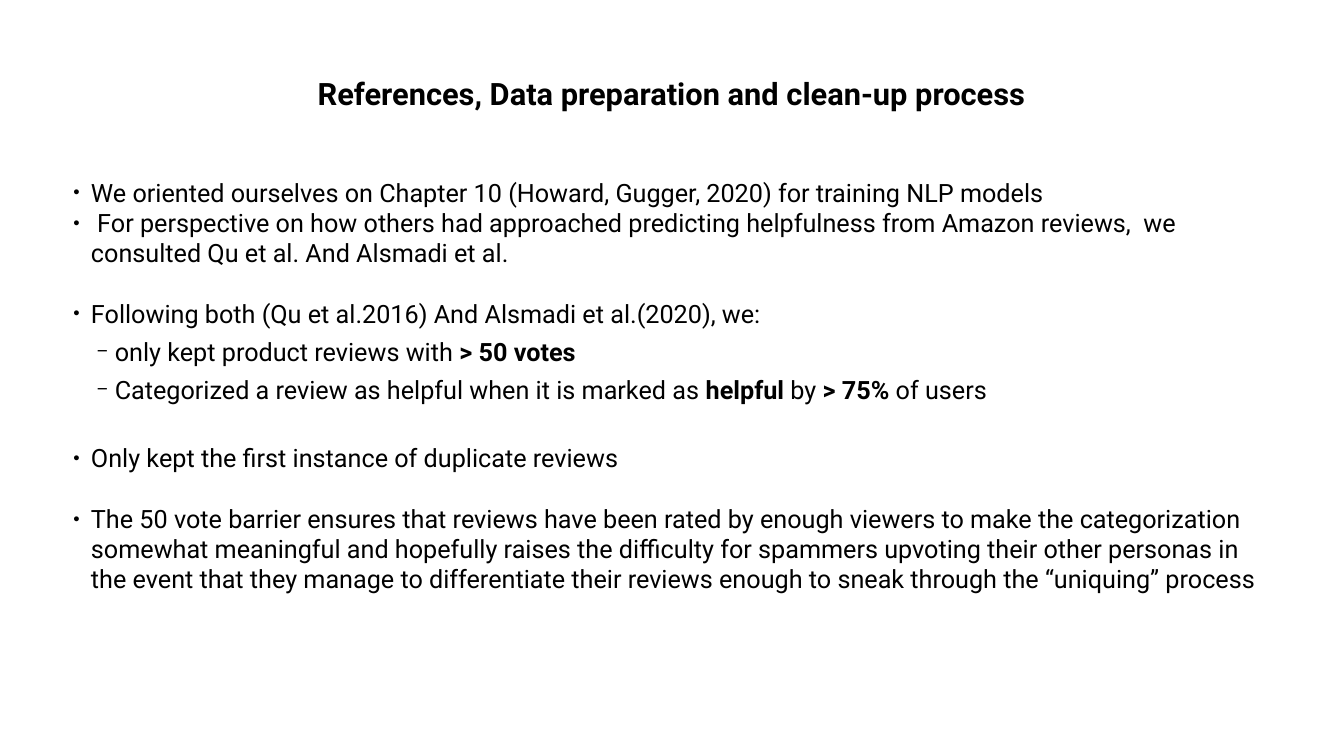
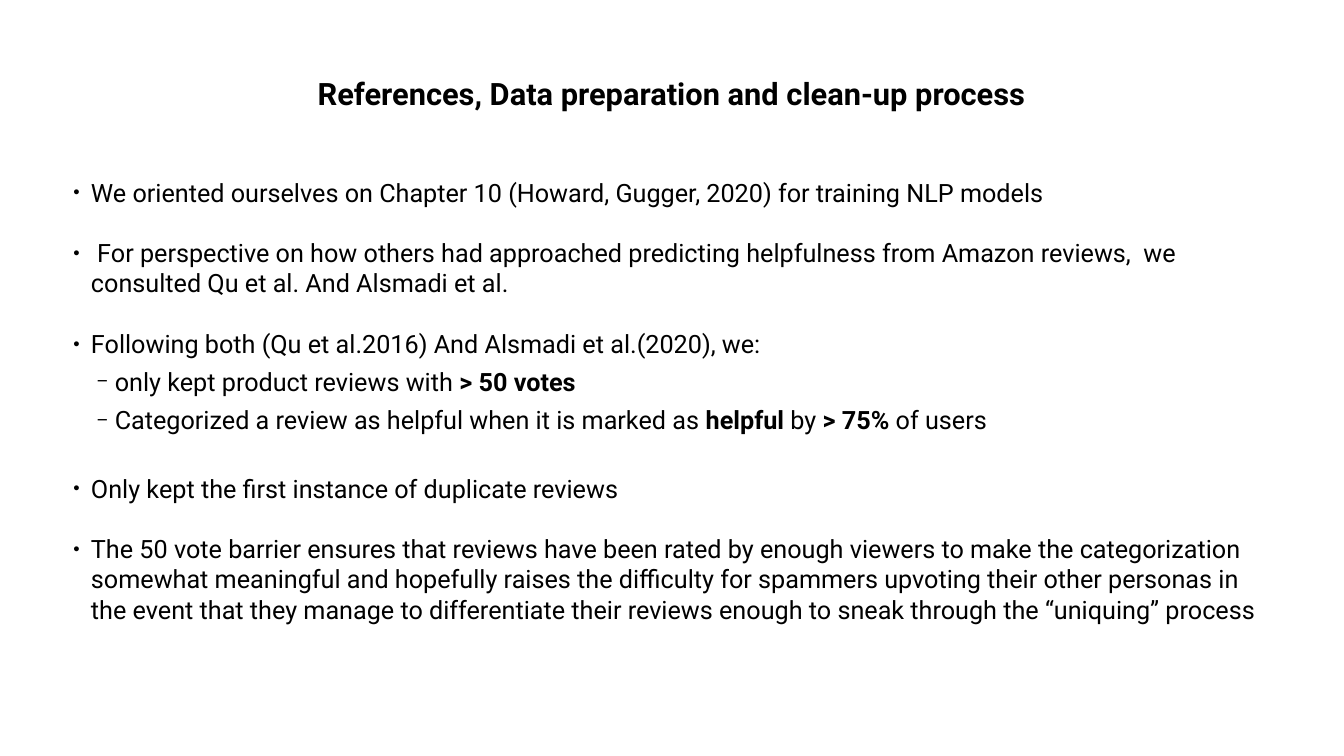
Before and after one commit to postprandial/fastai-amazonreview, a slide deck: slide 6 of Amazon_Review_Helpfulness_NLP-1-ONLINE.pptx. Drawn at 1344x756 pixels with LibreOffice and Linux fonts; fonts in the diff are those of the drawing. Boxes give left, top, right and bottom in pixels: in the first picture for what was removed or moved away, otherwise in the second. Text is boxed around its words. In the diff, an @@ line names an element or a change of style, - is before the commit and + after.

```diff
--- a/Amazon_Review_Helpfulness_NLP-1-ONLINE.pptx
+++ b/Amazon_Review_Helpfulness_NLP-1-ONLINE.pptx
@@ text "We oriented ourselves on Chapter ..." rewrapped from (91,182,1254,594) to (91,182,1254,625) @@
```
Also in this commit, not shown: 7 other slides changed.
